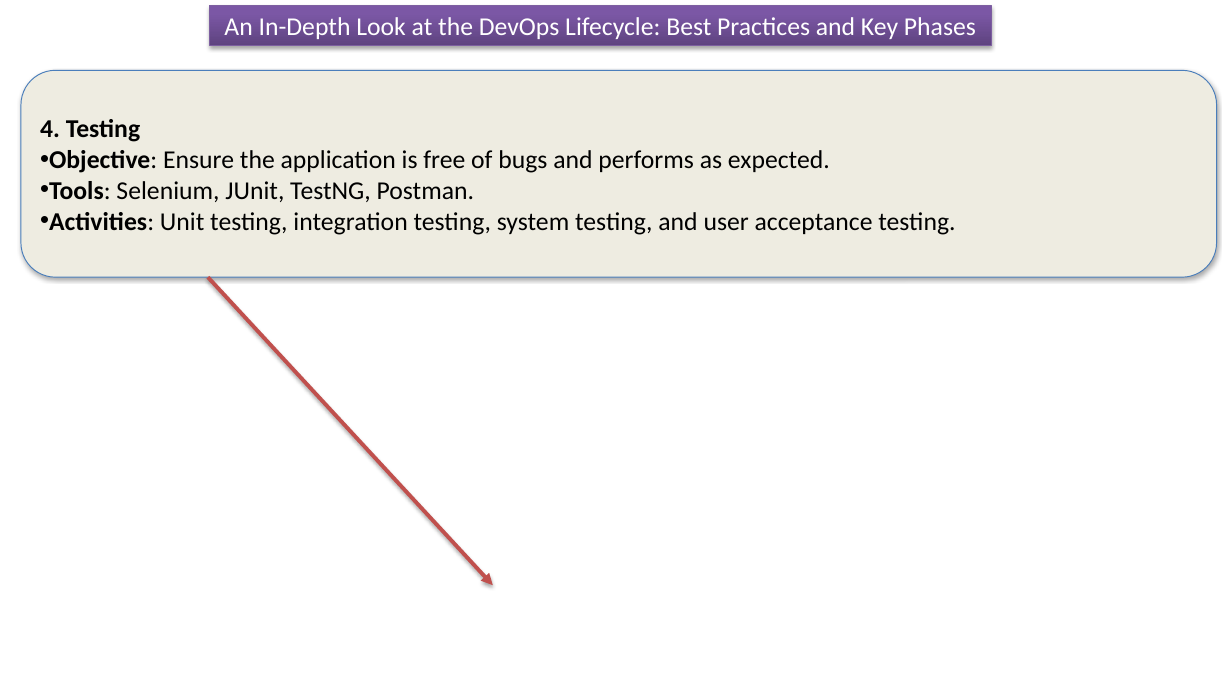
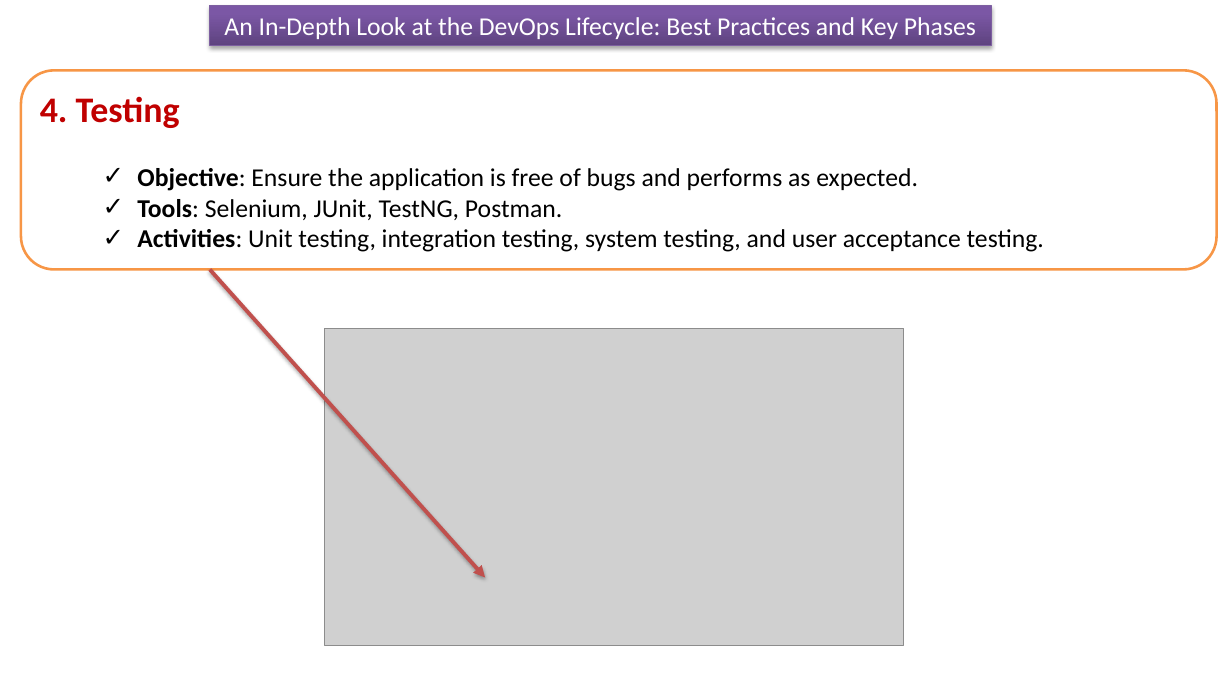
Before and after one commit to ramram43210/Java_2024, a slide deck: slide 5 of Devops_lifecycle_prof_Objectives/Devops_lifecycle_prof_Objectives.pptx. Drawn at 1232x693 pixels with LibreOffice and Linux fonts; fonts in the diff are those of the drawing; grey boxes stand for pictures. Boxes give left, top, right and bottom in pixels: in the first picture for what was removed or moved away, otherwise in the second. Text is boxed around its words. In the diff, an @@ line names an element or a change of style, - is before the commit and + after.

```diff
--- a/Devops_lifecycle_prof_Objectives/Devops_lifecycle_prof_Objectives.pptx
+++ b/Devops_lifecycle_prof_Objectives/Devops_lifecycle_prof_Objectives.pptx
@@ rounded rectangle "4. Testing": place and size @@
-rounded rectangle "4. Testing" at [21, 70, 1217, 277]
+rounded rectangle "4. Testing" at [21, 70, 1217, 270]
@@ rounded rectangle "4. Testing" at [21, 70, 1217, 270]: size 20 to 28 pt, text colour #000000 to #C00000 in "4. Testing"; bullet • to ✓; list level 1 to 2 in "Objective: Ensure the application is ..."; list level 1 to 2 in "Tools: Selenium, JUnit, TestNG, Postman."; list level 1 to 2 in "Activities: Unit testing, integration testing, ..."; fill #EEECE1 to #FFFFFF; outline #4B7EBC 0.75 pt to #F79646 2 pt; shadow off @@
@@ arrow moved from (208, 277) - (493, 585) to (210, 270) - (485, 578) @@
@@ picture added at [324, 328, 904, 645] @@
```
Also in this commit, not shown: 11 other slides changed, 1 slide removed.
